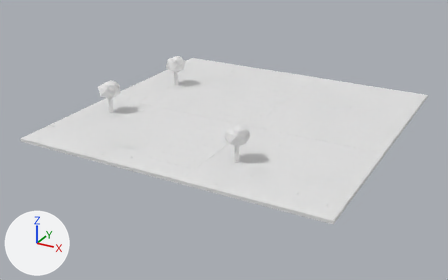
An edit to the Blender file ArtSource/SH10_Floors_v02/Blender/SH10_L07_Floor.blend, drawn before and after from the same camera.
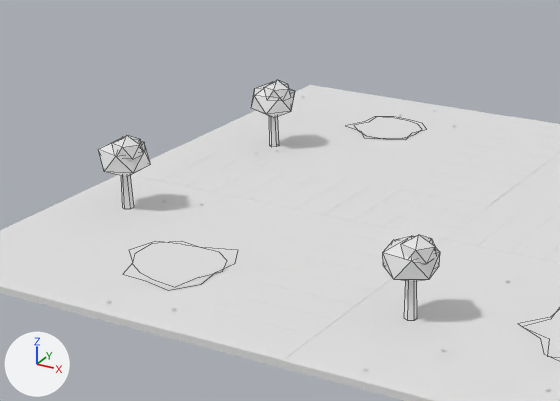
Old and new are each drawn whole from a 50 mm lens placed at (17.6, -34.5, 15.1), pointed at (-0.5, -1.5, -1.4) and again close up on the part from 12% to 68% of the width and 7% to 71% of the height. Every picture has the same lights, and +X, +Y and +Z are marked at lower left. The first two pictures are the older version. The close-ups show mesh edges as thin lines.

Names of what the first close-up shows: 'SH10_L07_Floor', 'SH10_L07_Floor_Obstacles'.
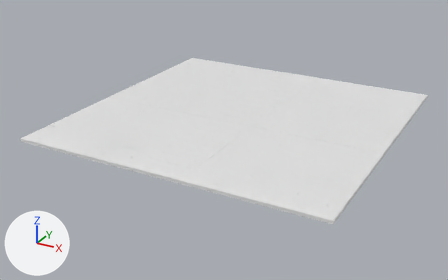
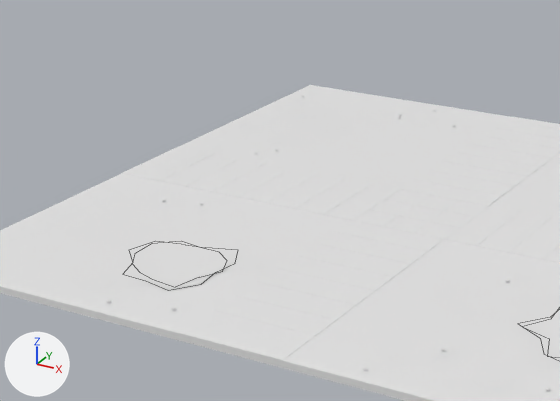
Pixel boxes [x1, y1, x2, y2] of what changed, in the close-ups (560 x 401 px):
'SH10_L07_Floor_Obstacles', reshaped: before [98, 80, 560, 361]; after [123, 241, 560, 361]
part 1 of me_rim_005, deleted: before [98, 80, 440, 320]

Diff of the bpy script that builds the scene:
```diff
--- a/ArtSource/SH10_Floors_v02/Blender/SH10_L07_Floor.blend.py
+++ b/ArtSource/SH10_Floors_v02/Blender/SH10_L07_Floor.blend.py
@@ me_rim_005 @@
 # used by ob_sh10_l07_floor_obstacles; location = (0.0, 0.0, 0.0)
-me_rim_005.from_pydata(...)  # 204 vertices, 152 faces; spans x -8.7..9.0, y -8.1..7.9, z 0.0..2.4
+me_rim_005.from_pydata(...)  # 48 vertices, 4 faces; spans x -5.8..9.0, y -8.1..-3.4, z 0.0
+# me_rim_005 part 1: 13 loose pieces with 156 vertices, spanning x -8.7..5.9, y -7.2..7.9, z 0.0..2.4, are deleted
 me_rim_005.materials.append(mat_sh10_l07_floor_wetsand)
 me_rim_005.materials.append(mat_sh10_l07_floor_water)
-me_rim_005.materials.append(mat_sh10_l07_floor_wood)  # white #e7e7e7
-me_rim_005.materials.append(mat_sh10_l07_floor_leaves)  # white #e7e7e7
-me_rim_005.materials.append(mat_sh10_l07_floor_leaves2)  # white #e7e7e7
```
